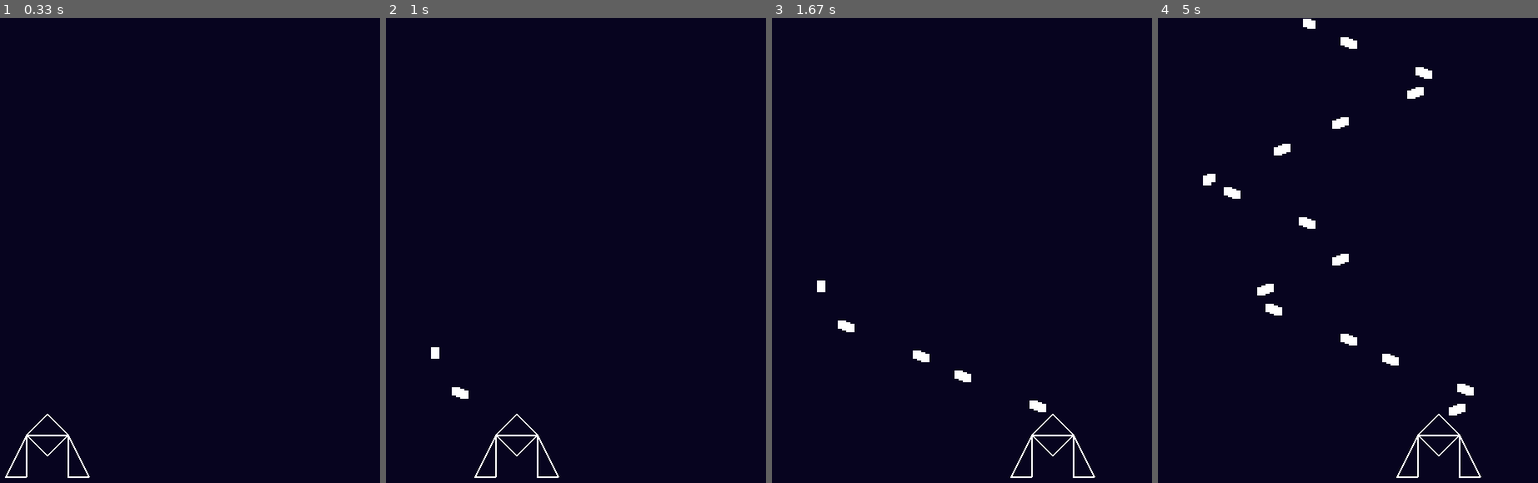
Above: before the commit, frames 1-4 (left to right).
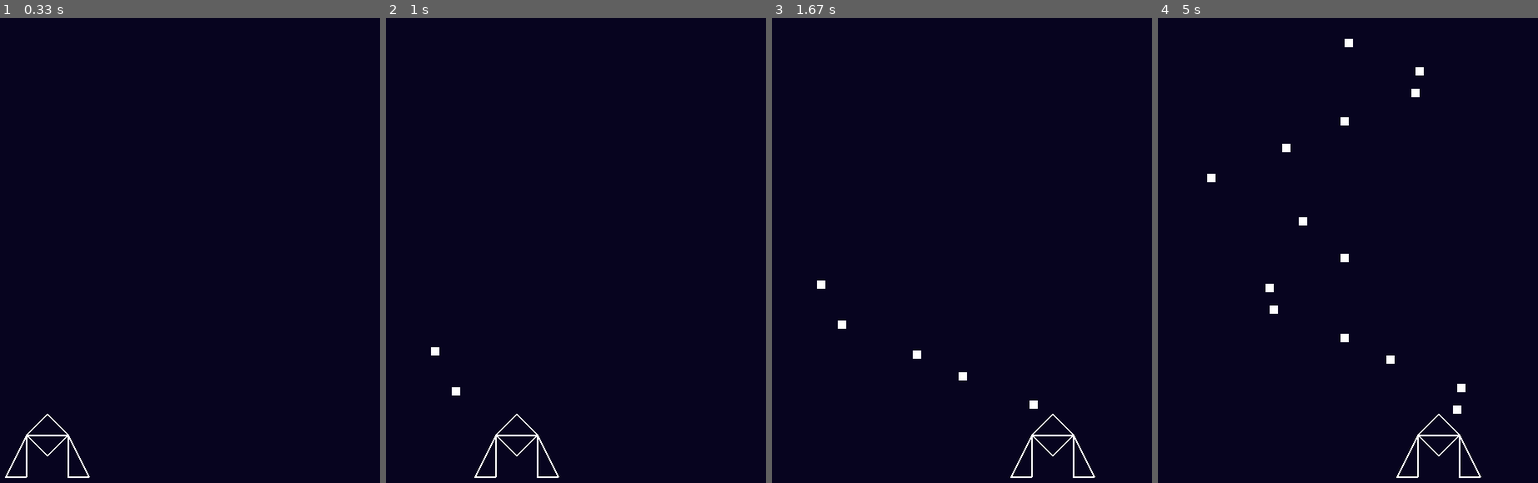
Above: after the commit, the same moments.

Repository: gnikkoch96/pygame-projects
Game: pygame game, started from test_game/shootemup_game/main.py
Same seed, same stepped clock (60 frames per second), same inputs: the game is played once before the commit and once after it.
Inputs:
- Up to frame 1 (0.33 s): no input
- Up to frame 2 (1 s): tap Space at 0.33, 0.73 s; hold Right from 0.67 s (still down)
- Up to frame 3 (1.67 s): tap Space at 1.03, 1.23, 1.53 s; release Right at 1.13 s; hold Right 1.17-1.63 s
- Up to frame 4 (5 s): hold Left 1.67-2.2 s; tap Space at 1.73, 2.03, 2.3, 2.6, 2.73, 3.03, 3.4, 3.7, 3.9, 4.2, 4.4, 4.7, 4.9 s; hold Left 2.23-2.63 s; hold Right 2.67-3.3 s; hold Left 3.33-3.8 s; hold Right 3.83-4.3 s; hold Right 4.33-4.8 s; hold Left from 4.83 s (still down)

Frame 1 is identical in both runs. In frame 2, less than 0.1% of the frame differs, in the area x 11-22%, y 72-82%; in frame 3, 0.2%; in frame 4, 0.8%, in the area x 11-84%, y 0-86%.

Commit message:
feat: bullets are put in a cooldown to prevent mass firing

Diff:
--- a/test_game/shootemup_game/entities/player.py
+++ b/test_game/shootemup_game/entities/player.py
@@ -13,16 +13,21 @@
         self.color = pygame.Color("#ffffff")
         self.rect = pygame.Rect(self.x, self.y, self.width, self.height)
         self.bullets: List[Bullet] = []
+        self.last_shot_time = 0
+        self.shot_cooldown = 200
 
     def handle_input(self, keys):
+        current_time = pygame.time.get_ticks()
+
         if keys[pygame.K_LEFT] and self.x - 27 >= 0:
             self.x -= self.speed
 
         if keys[pygame.K_RIGHT] and self.x + self.width + 2 <= SCREEN_WIDTH:
             self.x += self.speed
 
-        if keys[pygame.K_SPACE]:
+        if keys[pygame.K_SPACE] and current_time - self.last_shot_time > self.shot_cooldown:
             self.bullets.append(Bullet(self.x + self.width // 2 - 2, self.y - 25, 2, 1))
+            self.last_shot_time = current_time
 
 
 
